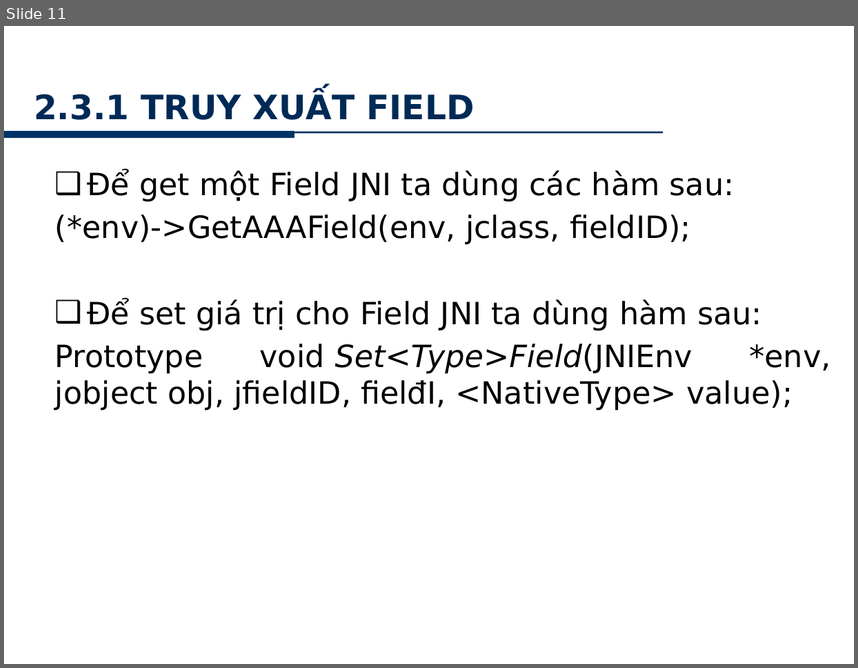
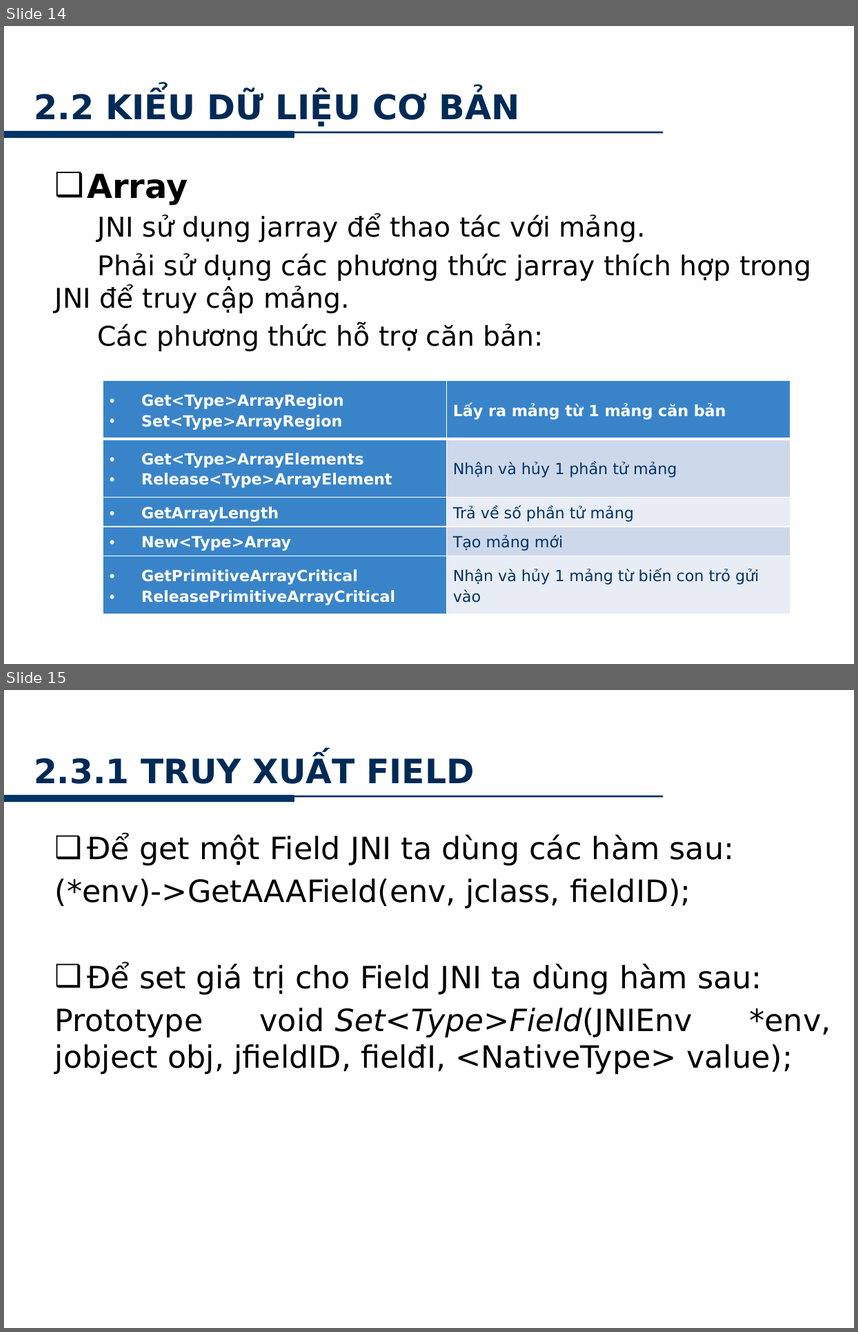
Before and after one commit to minhkhanh/UofS-Java, a slide deck: Seminar_JNI/Slide_00.pptx. Shown one above the other, each under a label of ours: slide 11 before the commit, slides 14 and 15 after it. The pictures are 858x668 and 858x1332 pixels, drawn with LibreOffice and Linux fonts; fonts in the diff are those of the drawing; background and template pictures are left out. Boxes give left, top, right and bottom in pixels: in the first picture for what was removed or moved away, otherwise in the second. Text is boxed around its words. In the diff, an @@ line names an element or a change of style, - is before the commit and + after.

```diff
--- a/Seminar_JNI/Slide_00.pptx
+++ b/Seminar_JNI/Slide_00.pptx
@@ slide 14 added at (x1=4, y1=26, x2=854, y2=664), background picture (left out); not listed: 2 template elements that a slide beside it also shows @@
@@ text added at (x1=670, y1=40, x2=833, y2=62), 10 pt, text #FFFFFF @@
+www.hcmus.edu.vn
@@ title added at (x1=34, y1=92, x2=520, y2=127), 28.8 pt, text gradient #00152B to #002A56 to #002750, bold @@
+2.2 KIỂU DỮ LIỆU CƠ BẢN
@@ text added at (x1=55, y1=174, x2=812, y2=352), 23 pt, text #000000 @@
+❑ Array
+JNI sử dụng jarray để thao tác với mảng.
+Phải sử dụng các phương thức jarray thích hợp trong JNI để truy cập mảng.
+Các phương thức hỗ trợ căn bản:
@@ table added at (x1=103, y1=381, x2=791, y2=615), 5 rows, 2 columns @@
+Get<Type>ArrayRegion / Set<Type>ArrayRegion | Lấy ra mảng từ 1 mảng căn bản
+Get<Type>ArrayElements / Release<Type>ArrayElement | Nhận và hủy 1 phần tử mảng
+GetArrayLength | Trả về số phần tử mảng
+New<Type>Array | Tạo mảng mới
+GetPrimitiveArrayCritical / ReleasePrimitiveArrayCritical | Nhận và hủy 1 mảng từ biến con trỏ gửi vào
@@ page number added at (x1=323, y1=628, x2=521, y2=664), 20 pt, text #FFFFFF @@
+14
@@ what was slide 11 is now slide 15 @@
```
Also in this commit, not shown: 4 slides changed, 3 other slides added.
